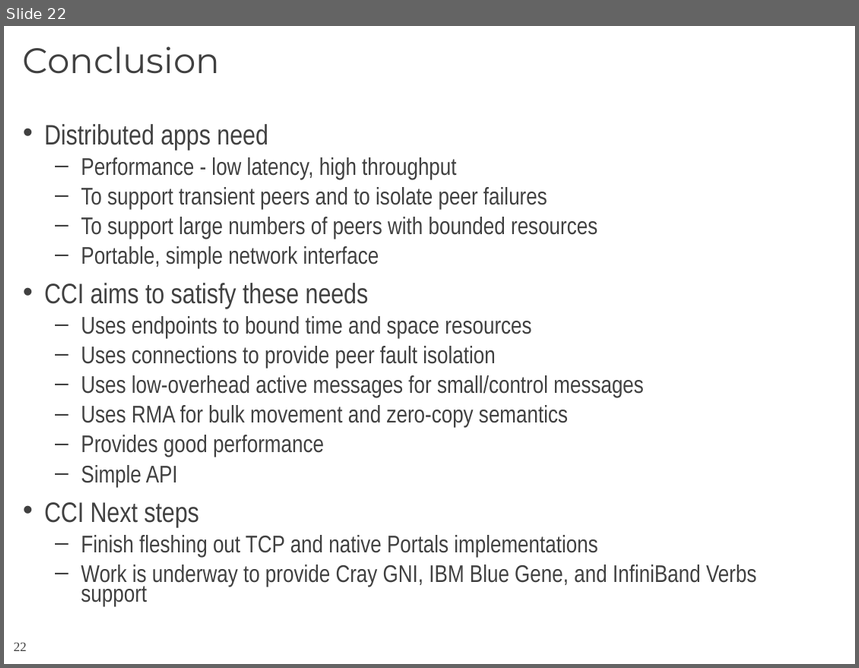
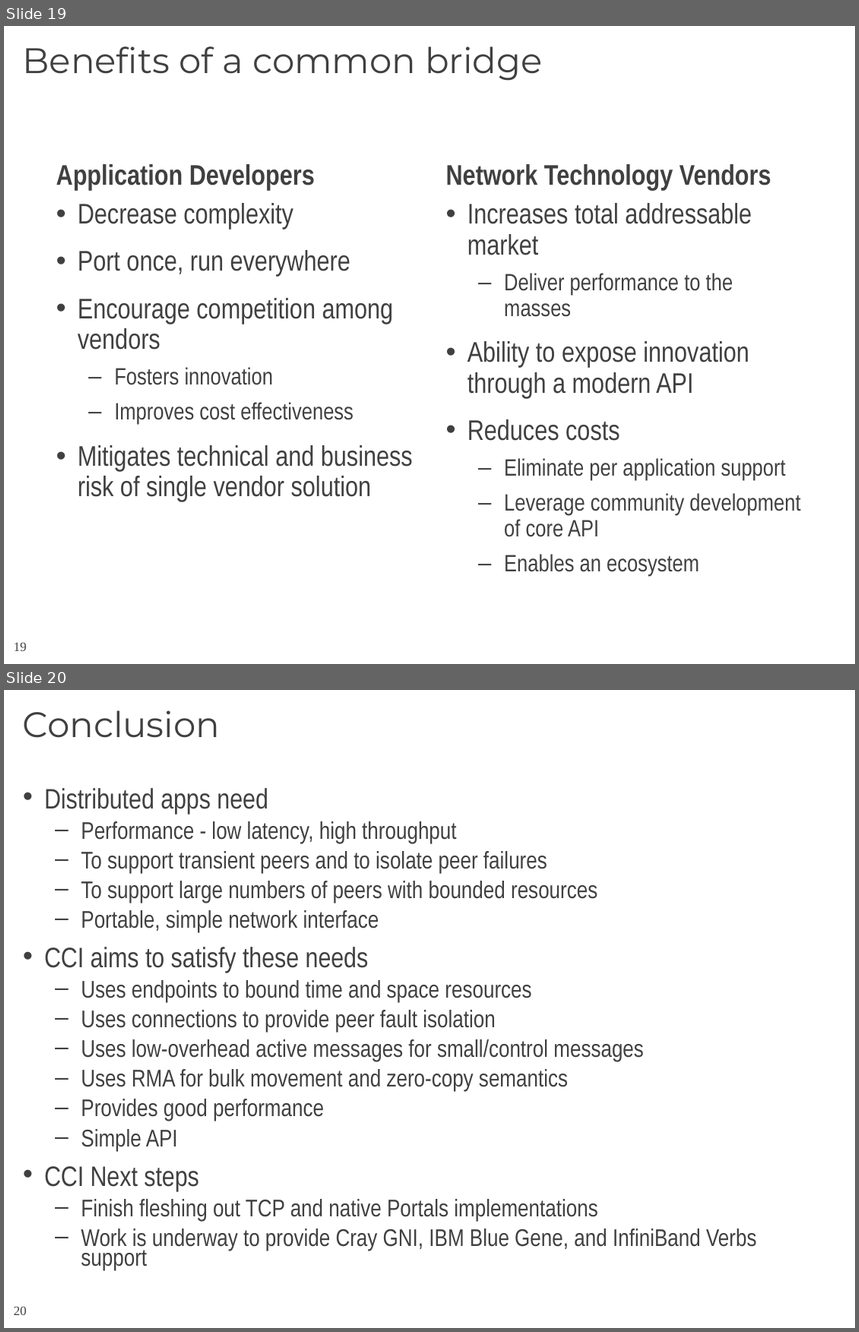
Before and after one commit to CCI/pub, a slide deck: slides/HotI-2011/2011-HotI-CCI-OLCF.pptx. Shown one above the other, each under a label of ours: slide 22 before the commit, slides 19 and 20 after it. The pictures are 859x668 and 859x1332 pixels, drawn with LibreOffice and Linux fonts; fonts in the diff are those of the drawing; background and template pictures are left out. Boxes give left, top, right and bottom in pixels: in the first picture for what was removed or moved away, otherwise in the second. Text is boxed around its words. In the diff, an @@ line names an element or a change of style, - is before the commit and + after.

```diff
--- a/slides/HotI-2011/2011-HotI-CCI-OLCF.pptx
+++ b/slides/HotI-2011/2011-HotI-CCI-OLCF.pptx
@@ slide 19 added at (x1=4, y1=26, x2=855, y2=664), background #FFFFFF; not listed: 1 template element that a slide beside it also shows @@
@@ title added at (x1=23, y1=47, x2=542, y2=81), 30 pt, text #404040 @@
+Benefits of a common bridge
@@ text added at (x1=56, y1=164, x2=315, y2=190), 24 pt, text #404040, bold @@
+Application Developers
@@ text added at (x1=446, y1=164, x2=772, y2=190), 24 pt, text #404040, bold @@
+Network Technology Vendors
@@ text added at (x1=78, y1=203, x2=413, y2=502), 24 pt, text #404040 @@
+• Decrease complexity
+• Port once, run everywhere
+• Encourage competition among vendors
+  – Fosters innovation
+  – Improves cost effectiveness
+• Mitigates technical and business risk of single vendor solution
@@ text added at (x1=468, y1=203, x2=800, y2=572), 20 pt, text #404040 @@
+• Increases total addressable market
+  – Deliver performance to the masses
+• Ability to expose innovation through a modern API
+• Reduces costs
+  – Eliminate per application support
+  – Leverage community development of core API
+  – Enables an ecosystem
@@ what was slide 22 is now slide 20 @@
@@ page number at (x1=14, y1=1306, x2=27, y2=1315): text changed @@
-22
+20
```
Also in this commit, not shown: 9 slides changed, 1 other slide added, 3 slides removed.
